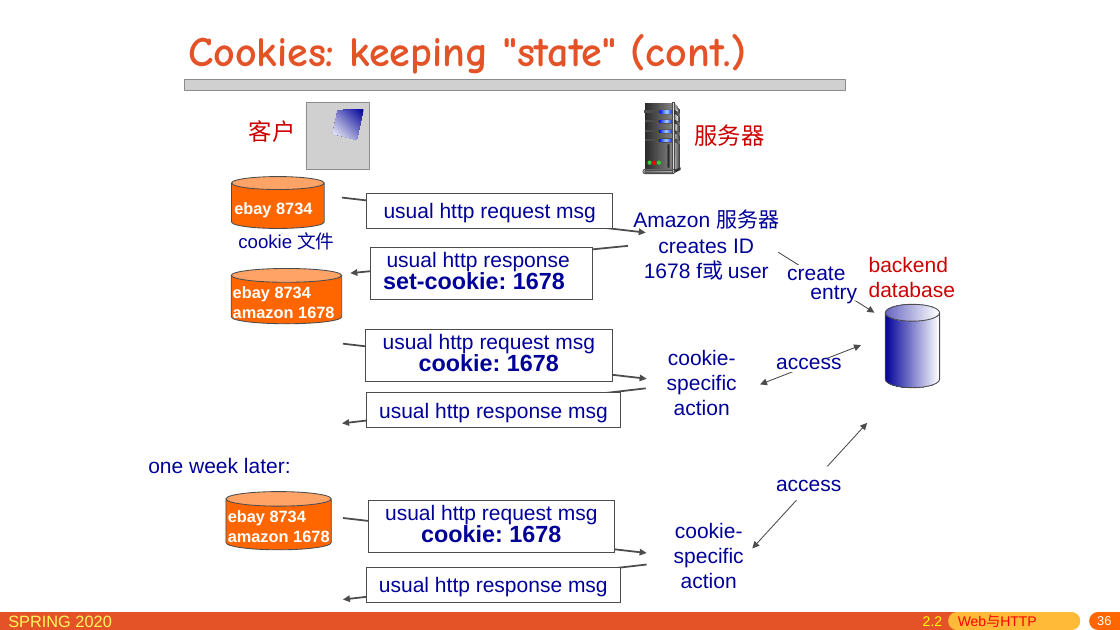
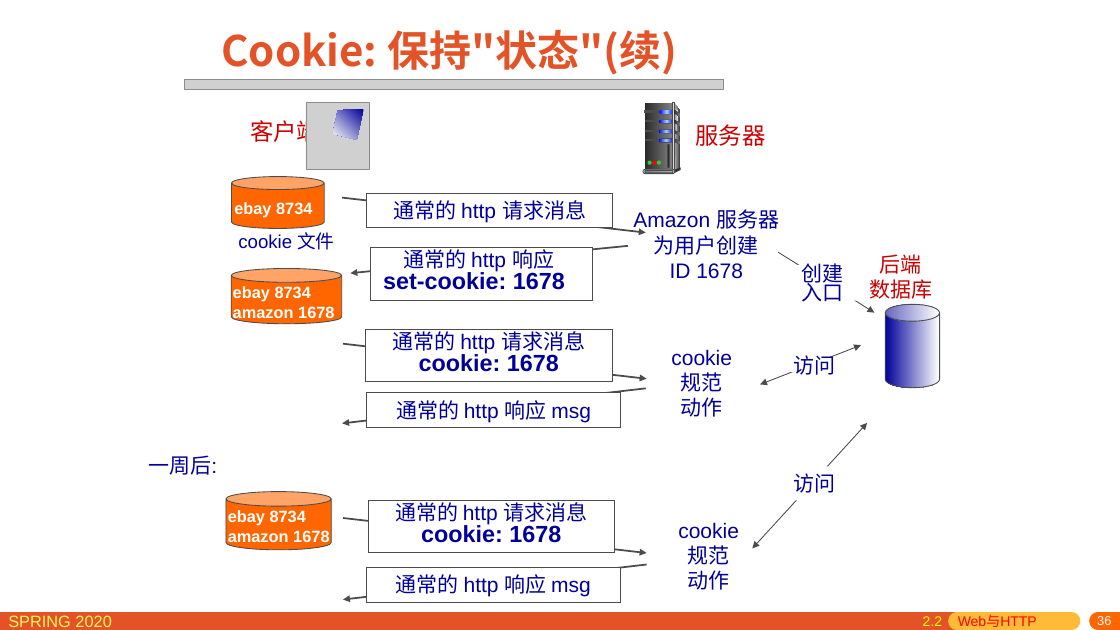
Before and after one commit to network-distributed/presentations, a slide deck: slide 36 of chapter2_cn.pptx. Drawn at 1120x630 pixels with LibreOffice and Linux fonts; fonts in the diff are those of the drawing; grey boxes stand for pictures. Boxes give left, top, right and bottom in pixels: in the first picture for what was removed or moved away, otherwise in the second. Text is boxed around its words. In the diff, an @@ line names an element or a change of style, - is before the commit and + after.

```diff
--- a/chapter2_cn.pptx
+++ b/chapter2_cn.pptx
@@ title at box(221, 30, 677, 75): text changed; font Comic Neue to Noto Sans CJK SC @@
-Cookies: keeping "state" (cont.)
+Cookie: 保持"状态"(续)
@@ picture: place and size @@
-picture at box(185, 79, 846, 90)
+picture at box(185, 79, 724, 89)
@@ text at box(250, 116, 320, 146): text changed @@
-客户
+客户端
@@ text in rectangle at box(393, 200, 586, 223): text changed @@
-usual http request msg
+通常的 http 请求消息
@@ text at box(654, 235, 759, 279): text changed @@
-creates ID
-1678 f或 user
+为用户创建
+ID 1678
@@ text in rectangle at box(403, 247, 554, 272): text changed @@
-usual http response
+通常的 http 响应
@@ text at box(801, 263, 843, 302): text changed @@
-create
-entry
+创建
+入口
@@ text at box(869, 254, 932, 299): text changed @@
-backend
-database
+后端
+数据库
@@ text in rectangle at box(393, 329, 585, 355): text changed @@
-usual http request msg
+通常的 http 请求消息
@@ text at box(671, 349, 732, 417): text changed @@
-cookie-
-specific
-action
+cookie
+规范
+动作
@@ text at box(793, 355, 835, 375): text changed @@
-access
+访问
@@ text in rectangle at box(396, 400, 591, 422): text changed @@
-usual http response msg
+通常的 http 响应 msg
@@ text at box(148, 455, 217, 475): text changed @@
-one week later:
+一周后:
@@ text at box(793, 473, 835, 493): text changed @@
-access
+访问
@@ text in rectangle at box(395, 500, 588, 524): text changed @@
-usual http request msg
+通常的 http 请求消息
@@ text at box(678, 522, 739, 590): text changed @@
-cookie-
-specific
-action
+cookie
+规范
+动作
@@ text in rectangle at box(396, 574, 591, 597): text changed @@
-usual http response msg
+通常的 http 响应 msg
```
Also in this commit, not shown: 71 other slides changed, 1 other file.
